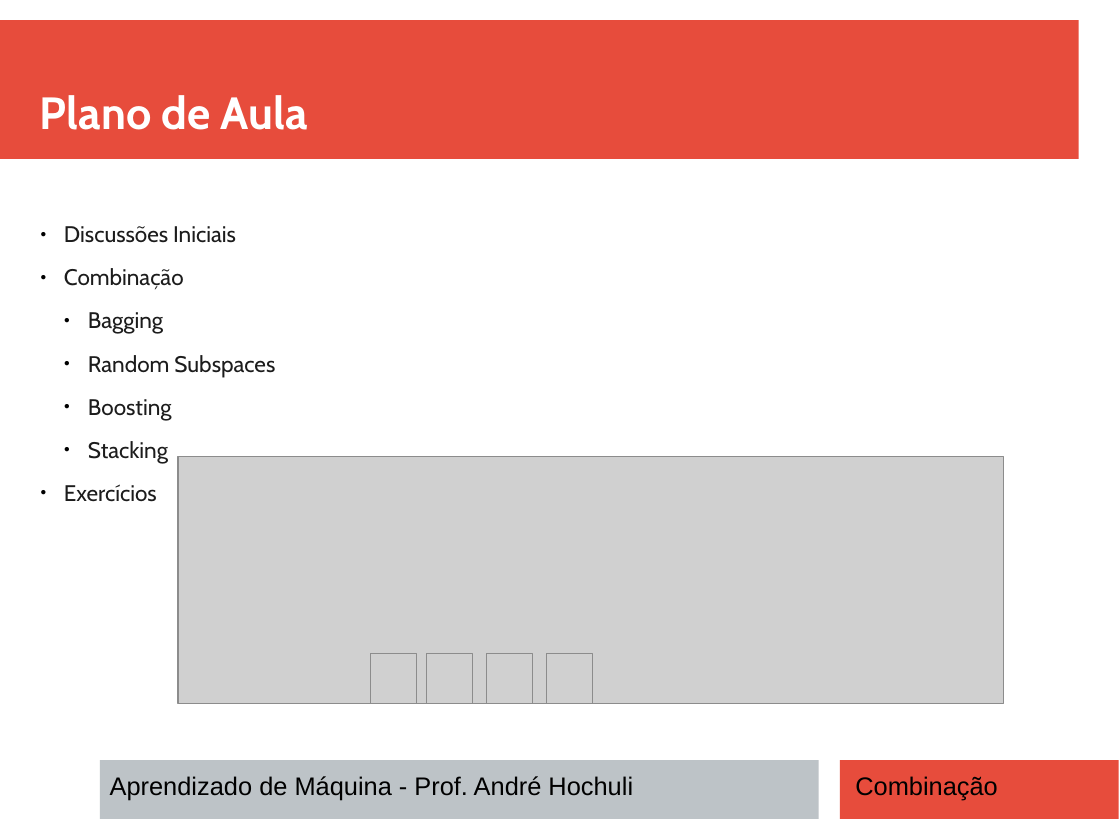
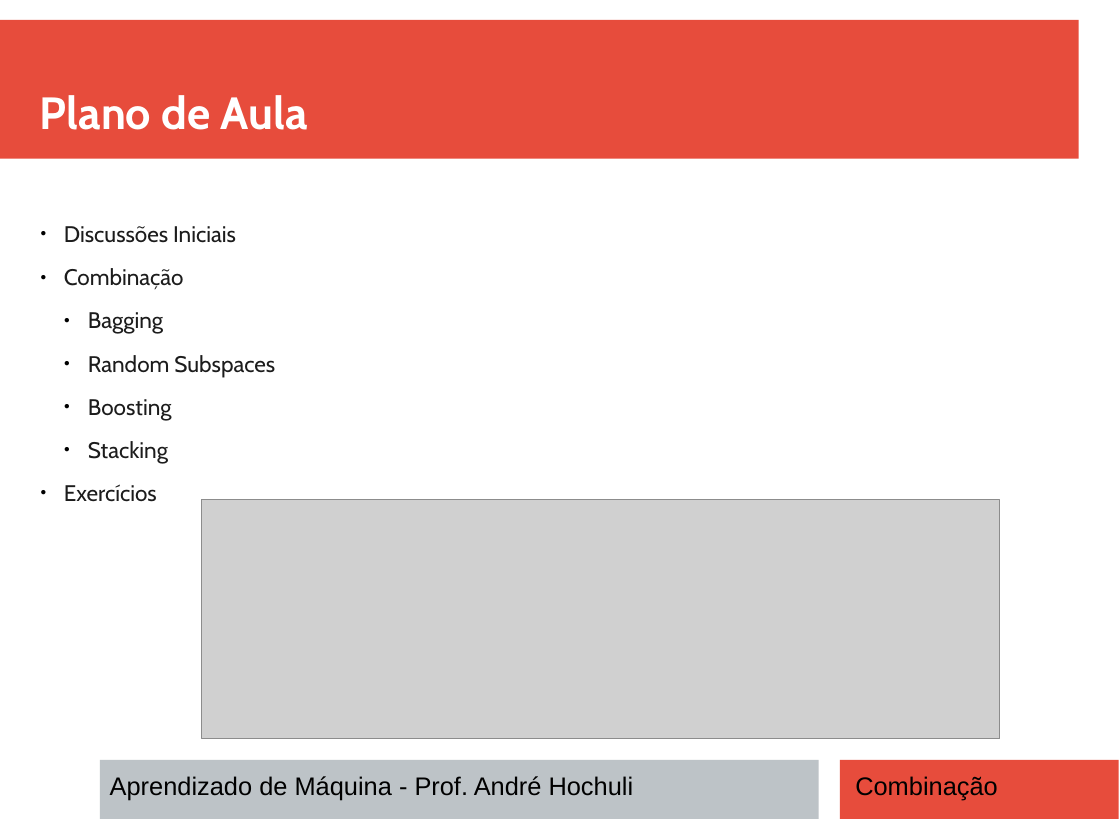
Before and after one commit to andrehochuli/teaching, a slide deck: slide 2 of AprendizadoMaquina/Tópico 02 - Aprendizado Supervisionado/07 Ensembles/Tópico 02 - Aprendizado-Supervisionado - Ensembles.pptx. Drawn at 1120x840 pixels with LibreOffice and Linux fonts; fonts in the diff are those of the drawing; grey boxes stand for pictures. Boxes give left, top, right and bottom in pixels: in the first picture for what was removed or moved away, otherwise in the second. Text is boxed around its words. In the diff, an @@ line names an element or a change of style, - is before the commit and + after.

```diff
--- a/AprendizadoMaquina/Tópico 02 - Aprendizado Supervisionado/07 Ensembles/Tópico 02 - Aprendizado-Supervisionado - Ensembles.pptx
+++ b/AprendizadoMaquina/Tópico 02 - Aprendizado Supervisionado/07 Ensembles/Tópico 02 - Aprendizado-Supervisionado - Ensembles.pptx
@@ picture: place and size @@
-picture at [178, 457, 1003, 703]
+picture at [202, 500, 1001, 739]
@@ picture removed at [370, 654, 417, 703] @@
@@ picture removed at [427, 654, 474, 703] @@
@@ picture removed at [487, 654, 534, 703] @@
@@ picture removed at [547, 654, 594, 703] @@
```
Also in this commit, not shown: 3 other files.
